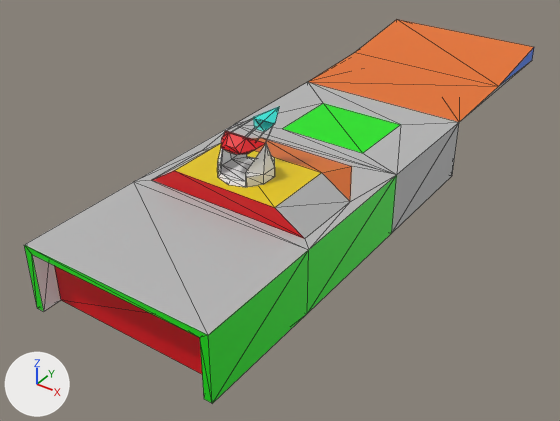
Before and after pictures for a commit that changed the Blender file SDL2_stuff/3DGraphics/.work/3d models/carriercommand.blend.
Before and after are seen from a 50 mm camera at (5.93, -10.2, 6.68) aimed at (-0.33, -1.28, -0.05). Arrows for +X, +Y and +Z are at lower left; the lights stay in place. The first picture is the older version. Mesh edges are drawn as thin lines.
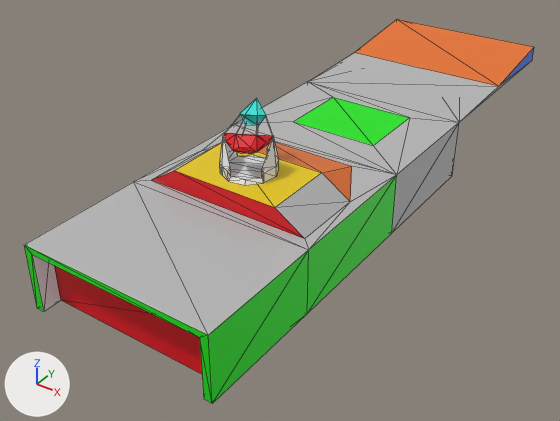
Where the newer file only moved an object's origin or applied its transform, the numbers keep the older frame.

Boxes (x1, y1, x2, y2) around the edits, measured in the pictures (560 x 421 px; the box of a moved part takes in the faces that stretch with it):
'Pivot', added
    after: (220, 133, 279, 185)
'Cube.001', reshaped (17% narrower, 14% taller)
    before: (221, 106, 280, 155)
    after: (224, 98, 273, 154)
part 1 of me_cube_002, deleted
    before: (217, 130, 275, 187)
part 2 of me_cube_002, moved or reshaped
    both: (235, 20, 497, 175)
part 3 of me_cube_002, recoloured (orange to grey)
    both: (309, 82, 498, 122)

Edits to the bpy script that builds the scene:
```text
Add mat_sbx_33_001:
    mat_sbx_33_001 = principled_material('SBX_33.001')
    mat_sbx_33_001.base_color = (0.8, 0.8, 0.8)  # white #e7e7e7
Change me_cube_002:
    used by ob_cube; location = (0.0, 0.0, 0.0)
    verts and faces of me_cube_002; kept vertices keep their numbers, new ones are numbered from 84
    before: 4 (-0.77, 0.7, 1.04) at pixel (323, 103), 10 (0.77, 0.7, 1.04) at pixel (400, 124), 18 (-0.77, -0.58, 1.04) at pixel (282, 128), 21 (0.77, -0.58, 1.04) at pixel (362, 153), 24 (-1.53, 1.35, 1.04) at pixel (307, 81)
    before: 26 (1.53, 1.35, 1.04) at pixel (459, 122), 29 (-1.53, 4.88, 1.04), 32 (-1.53, 3.09, 1.1) at pixel (354, 52), 33 (1.53, 3.09, 1.1) at pixel (498, 86), 34 (-1.53, 4.88, 1.31) at pixel (396, 19)
    remove me_cube_002.from_pydata(...)  # 84 vertices, 159 faces; spans x -1.53..1.53, y -5.3..4.88, z 0.0..1.92
    add me_cube_002.from_pydata(...)  # 48 vertices, 87 faces; spans x -1.53..1.53, y -5.3..4.88, z 0.0..1.35
    me_cube_002 part 1: the loose piece of 38 vertices spanning x -0.4..0.4, y -2.99..-2.15, z 1.35..1.92 is deleted
    me_cube_002 part 2
    add delete_faces([(32, 33, 34), (24, 33, 32), (24, 32, 29), (24, 29, 26)])
    add for i in [4, 10, 18, 21]: verts[i] += (0.0, 0.33, 0.0)
    add verts[84] = (-1.53, 3.12, 1.04)
    add verts[85] = (0.0, 3.09, 1.1)  # pixel (423, 68)
    add faces += [(32, 85, 33, 34), (24, 84, 29, 26)]  # mat_sbx_41 (orange #e77328)
    add faces += [(24, 33, 85, 32), (24, 32, 29, 84)]  # mat_sbx_49 (grey #b8b8b8)
    me_cube_002 part 3: 1 face spanning x -1.53..1.53, y 1.35..3.09, z 1.04..1.1 switches from mat_sbx_41 (orange #e77328) to mat_sbx_49 (grey #b8b8b8)
Change me_cube:
    used by ob_cube_001; location = (0.0, 0.0, 0.0)
    remove me_cube.from_pydata(...)  # 73 vertices, 90 faces; spans x -0.349..0.349, y -2.915..-1.752, z 1.753..2.075
    add me_cube.from_pydata(...)  # 73 vertices, 90 faces; spans x -0.382..0.338, y -2.876..-1.788, z 1.753..2.121
    me_cube part 4: the whole mesh is multiplied about its middle by the matrix ((0.881, -0.473, 0.023), (0.474, 0.879, -0.044), (0.0, 0.049, 0.999)), then moved by (-0.11, 0.041, 0.018)
Add me_cube_001:
    me_cube_001.from_pydata(...)  # 38 vertices, 62 faces; spans x -0.4..0.4, y -0.422..0.42, z 0.0..0.57
    me_cube_001.materials.append(mat_sbx_33_001)  # white #e7e7e7
Add ob_pivot:
    ob_pivot = bpy.data.objects.new('Pivot', me_cube_001)
    ob_pivot.location = (0.0, -2.5, 1.35)
    ob_pivot.rotation_euler = (0.0, 0.0, 0.494)  # degrees (0, 0, 28)
```
